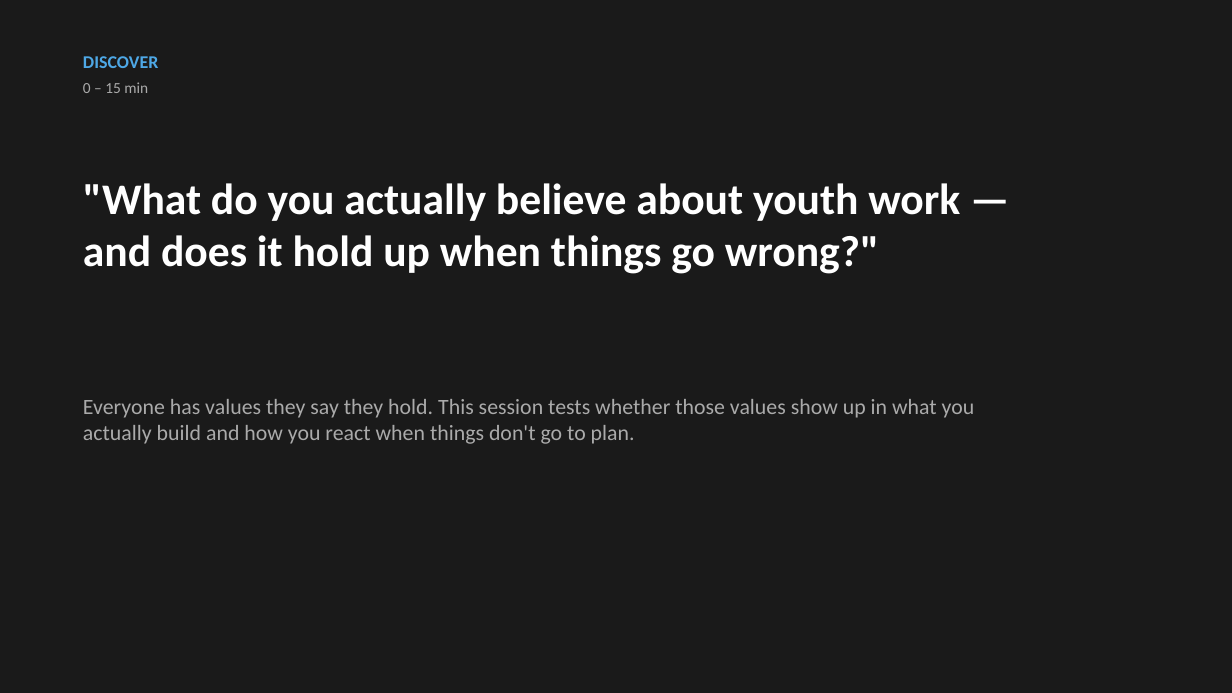
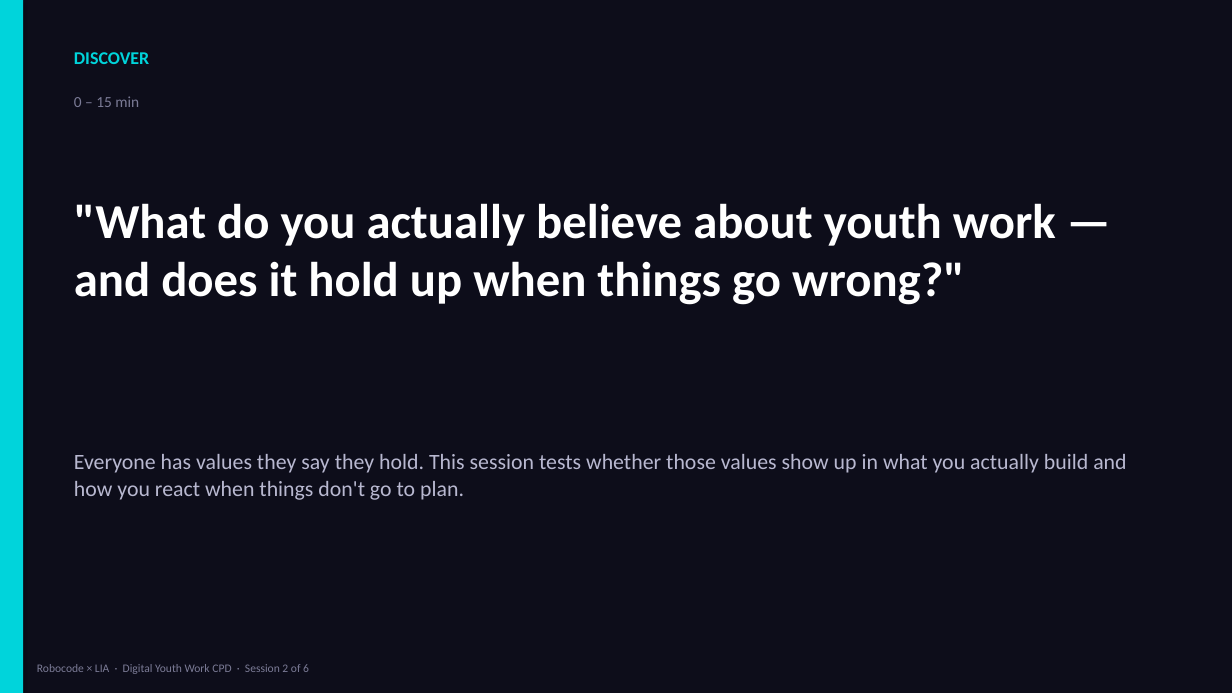
Before and after one commit to bh1ff/cpd-v2, a slide deck: slide 3 of assets/downloads/Session-2-Your-Values-Under-Pressure.pptx (slide 2 before the commit). Drawn at 1232x693 pixels with LibreOffice and Linux fonts; fonts in the diff are those of the drawing. Boxes give left, top, right and bottom in pixels: in the first picture for what was removed or moved away, otherwise in the second. Text is boxed around its words. In the diff, an @@ line names an element or a change of style, - is before the commit and + after.

```diff
--- a/assets/downloads/Session-2-Your-Values-Under-Pressure.pptx
+++ b/assets/downloads/Session-2-Your-Values-Under-Pressure.pptx
@@ background #1A1A1A to #0D0D1A @@
@@ rectangle added at [0,0,23,693], fill #00D4DB @@
@@ text "DISCOVER" at [74,52,149,64]: text colour #4EA8E6 to #00D4DB @@
@@ text "0 – 15 min": place and size @@
-text "0 – 15 min" at [83,82,148,93]
+text "0 – 15 min" at [74,96,139,107]
@@ text "0 – 15 min" at [74,96,139,107]: text colour #AAAAAA to #7B7B96 @@
@@ text ""What do you actually believe ...": place and size @@
-text ""What do you actually believe ..." at [83,183,960,274]
+text ""What do you actually believe ..." at [74,203,1056,305]
@@ text ""What do you actually believe ..." at [74,203,1056,305]: size 34 to 38 pt @@
@@ text "Everyone has values they say ...": place and size @@
-text "Everyone has values they say ..." at [83,399,975,444]
+text "Everyone has values they say ..." at [74,454,1126,500]
@@ text "Everyone has values they say ..." at [74,454,1126,500]: text colour #AAAAAA to #B8B8D0 @@
@@ text added at [37,664,309,674], 9 pt, text #7B7B96 @@
+Robocode × LIA · Digital Youth Work CPD · Session 2 of 6
```
Also in this commit, not shown: 10 other slides changed, 21 slides added, 6 slides removed, 2 other files.
